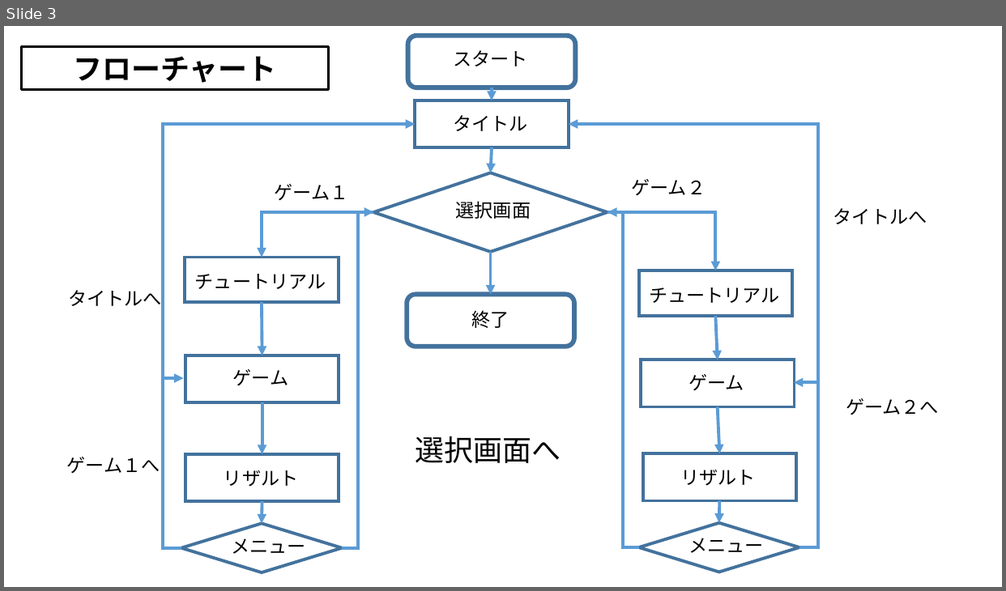
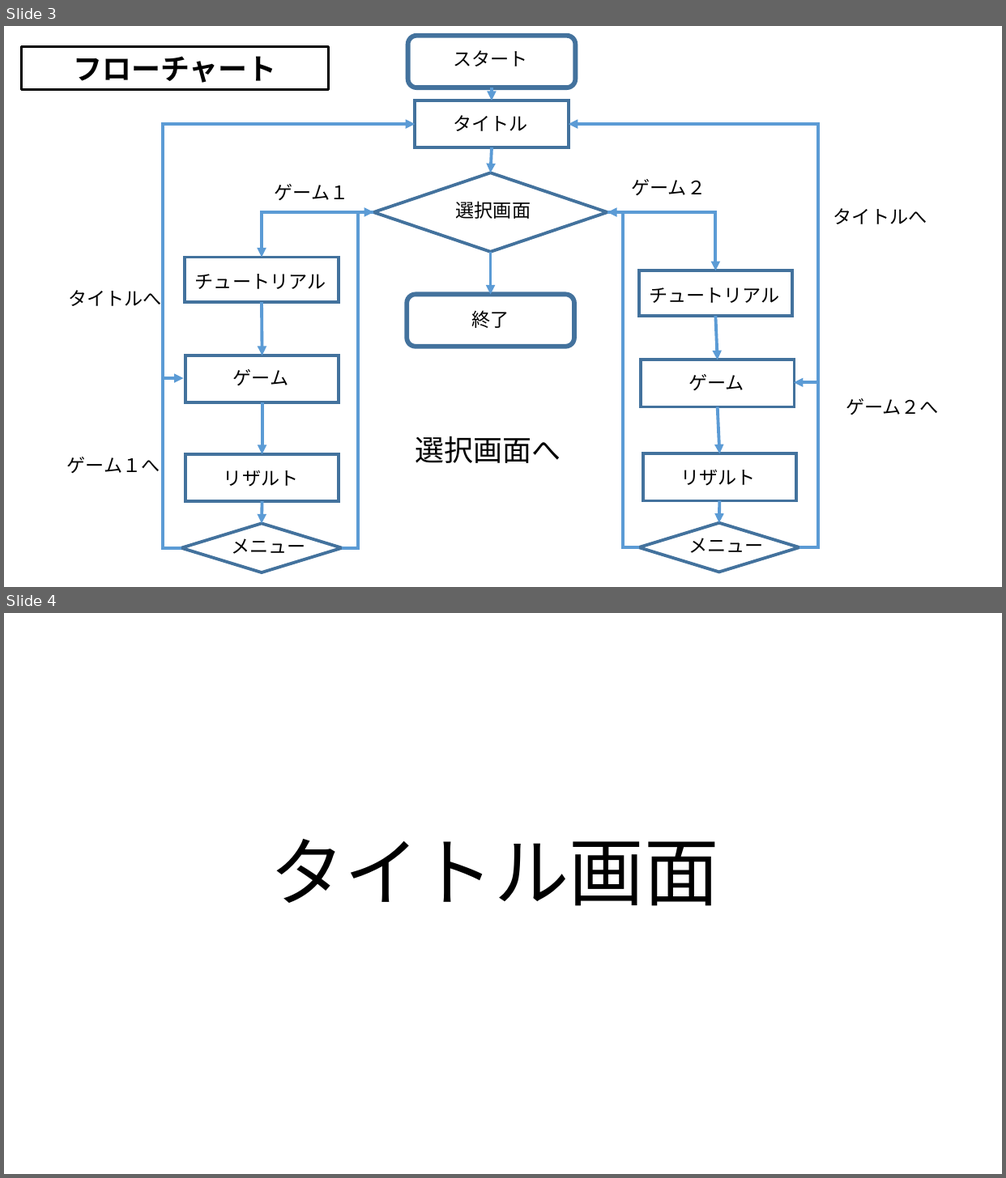
Before and after one commit to MizukiKato0416/sotsugyou_time_kato, a slide deck: 卒業制作_大元_ミニゲーム大全（仮）.pptx. Shown one above the other, each under a label of ours: slide 3 before the commit, slides 3 and 4 after it. The pictures are 1006x591 and 1006x1178 pixels, drawn with LibreOffice and Linux fonts; fonts in the diff are those of the drawing. Boxes give left, top, right and bottom in pixels: in the first picture for what was removed or moved away, otherwise in the second. Text is boxed around its words. In the diff, an @@ line names an element or a change of style, - is before the commit and + after.

```diff
--- a/卒業制作_大元_ミニゲーム大全（仮）.pptx
+++ b/卒業制作_大元_ミニゲーム大全（仮）.pptx
@@ slide 4 added at bbox=[4, 613, 1002, 1174], background #FFFFFF @@
@@ title added at bbox=[270, 839, 718, 906], 72 pt, text #000000 @@
+タイトル画面
```
Also in this commit, not shown: 1 slide changed, 11 other slides added, 2 other files.
